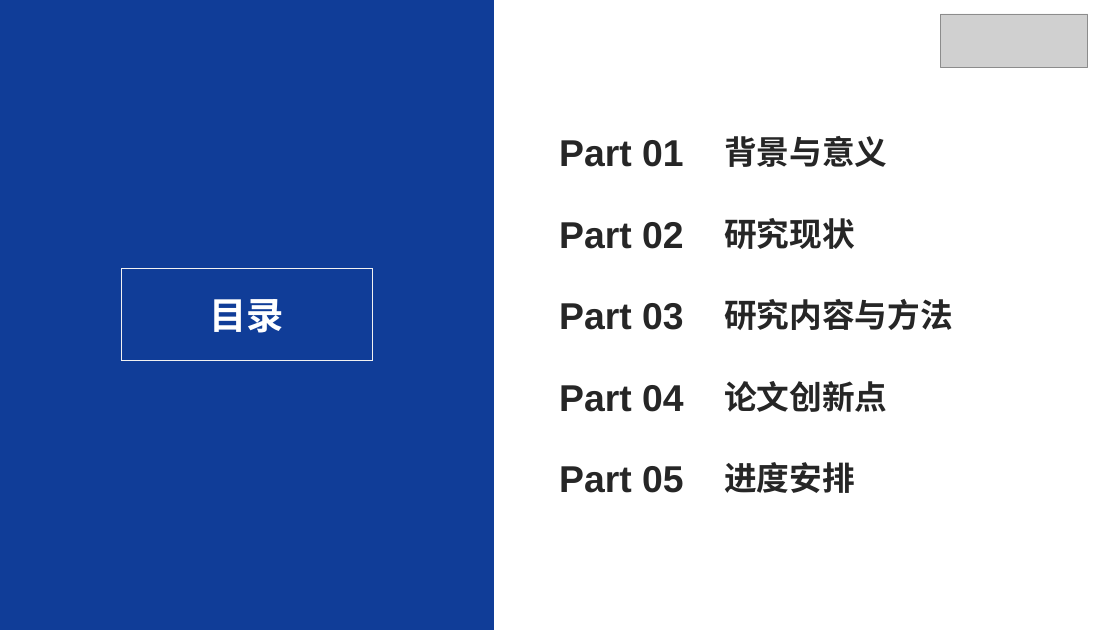
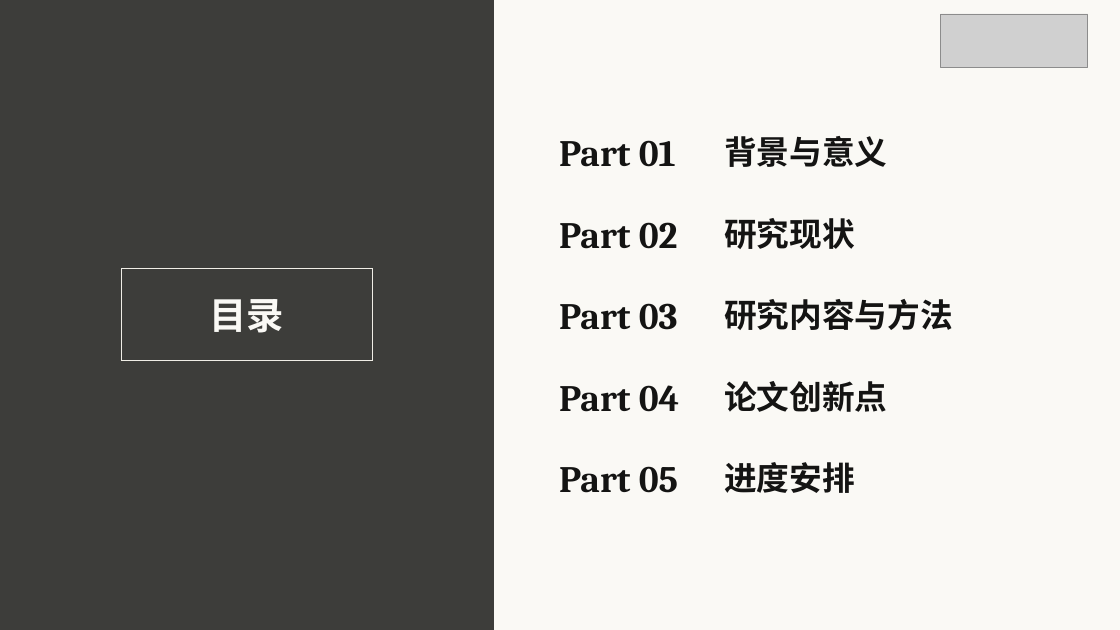
Before and after one commit to irving-2222/Graduation-Thesis, a slide deck: slide 2 of 开题答辩.pptx. Drawn at 1120x630 pixels with LibreOffice and Linux fonts; fonts in the diff are those of the drawing; grey boxes stand for pictures. Boxes give left, top, right and bottom in pixels: in the first picture for what was removed or moved away, otherwise in the second. Text is boxed around its words. In the diff, an @@ line names an element or a change of style, - is before the commit and + after.

```diff
--- a/开题答辩.pptx
+++ b/开题答辩.pptx
@@ background #FFFFFF to #FAF9F5 @@
@@ rectangle at <box>0,0,494,630</box>: fill #103D98 to #3D3D3A @@
@@ rounded rectangle at <box>122,269,373,360</box>: outline #F2F2F2 0 pt to #F0EEE6 0 pt @@
@@ text "目录" at <box>210,299,285,333</box>: font Noto Sans CJK SC to Cambria, text colour #FFFFFF to #FAF9F5 @@
@@ font Arial to Cambria in 5 elements at <box>559,140,676,167</box>, <box>559,222,678,249</box>, <box>559,303,678,330</box>, <box>559,385,680,412</box>, <box>559,466,678,493</box> @@
@@ font Noto Sans CJK SC to Cambria in 5 elements at <box>724,136,887,167</box>, <box>724,218,855,249</box>, <box>724,299,952,330</box>, <box>724,381,887,412</box>, <box>724,462,855,493</box> @@
```
Also in this commit, not shown: 21 other slides changed, 1 other file.
